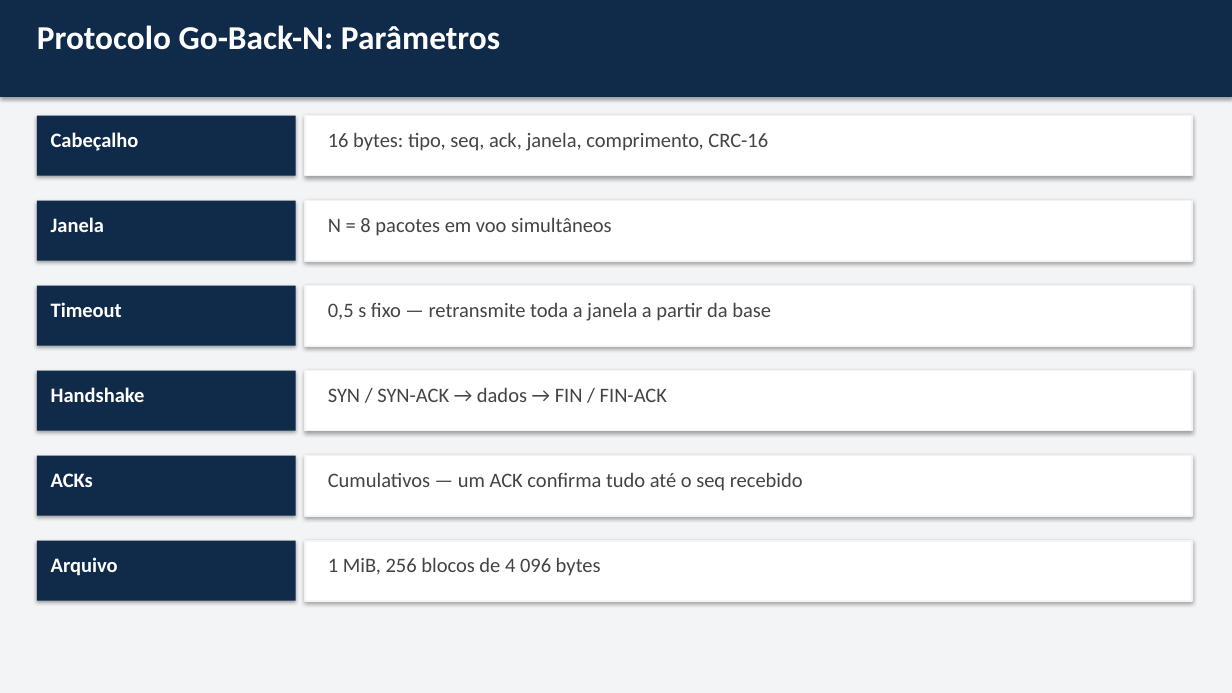
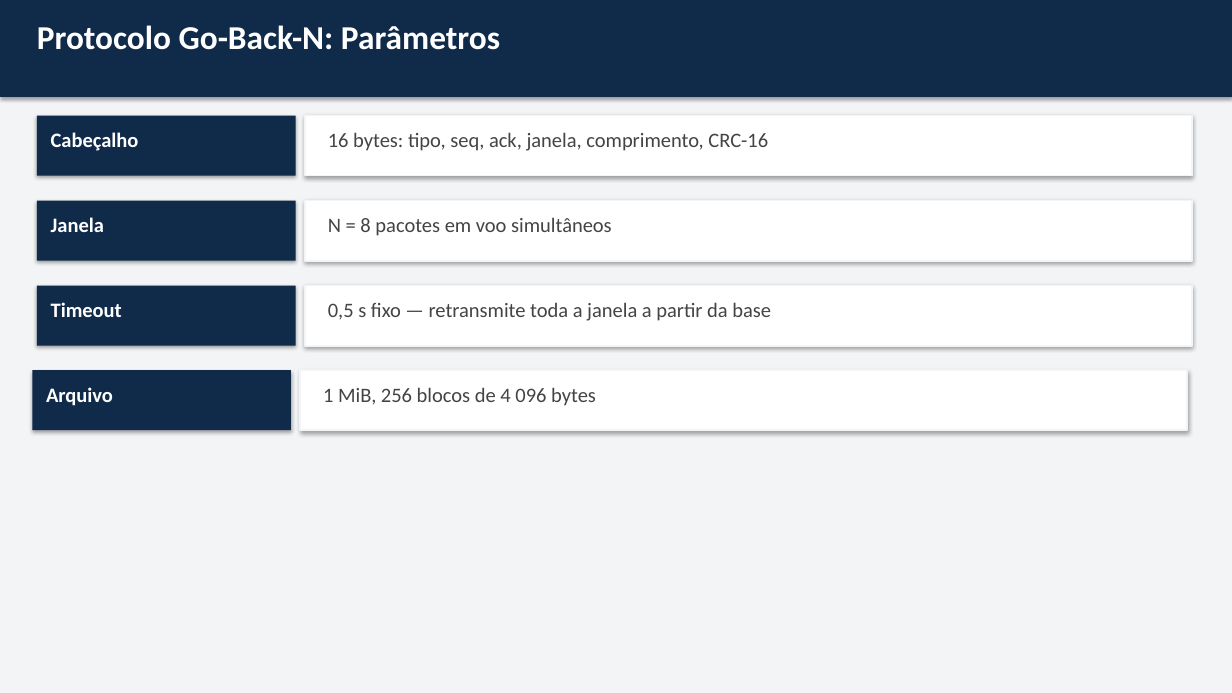
Before and after one commit to Anth0nYM/redes-de-computadores-dccmapi, a slide deck: slide 8 of paper/fase2_slides.pptx. Drawn at 1232x693 pixels with LibreOffice and Linux fonts; fonts in the diff are those of the drawing. Boxes give left, top, right and bottom in pixels: in the first picture for what was removed or moved away, otherwise in the second. Text is boxed around its words. In the diff, an @@ line names an element or a change of style, - is before the commit and + after.

```diff
--- a/paper/fase2_slides.pptx
+++ b/paper/fase2_slides.pptx
@@ rectangle: place and size @@
-rectangle at (37, 371, 296, 431)
+rectangle at (32, 371, 291, 431)
@@ text "Arquivo": place and size @@
-text "Arquivo" at (51, 557, 118, 576)
+text "Arquivo" at (46, 387, 113, 406)
@@ text removed at (51, 387, 145, 402) @@
-Handshake
@@ rectangle: place and size @@
-rectangle at (305, 371, 1192, 431)
+rectangle at (300, 371, 1188, 431)
@@ text "1 MiB, 256 blocos de ...": place and size @@
-text "1 MiB, 256 blocos de ..." at (328, 557, 601, 576)
+text "1 MiB, 256 blocos de ..." at (323, 387, 596, 406)
@@ text removed at (328, 387, 667, 402) @@
-SYN / SYN-ACK → dados → FIN / FIN-ACK
@@ rectangle removed at (37, 456, 296, 516) @@
@@ text removed at (51, 473, 93, 487) @@
-ACKs
@@ rectangle removed at (305, 456, 1192, 516) @@
@@ text removed at (328, 472, 803, 491) @@
-Cumulativos — um ACK confirma tudo até o seq recebido
@@ rectangle removed at (37, 541, 296, 601) @@
@@ rectangle removed at (305, 541, 1192, 601) @@
```
Also in this commit, not shown: 11 other slides changed, 1 slide added, 3 other files.
